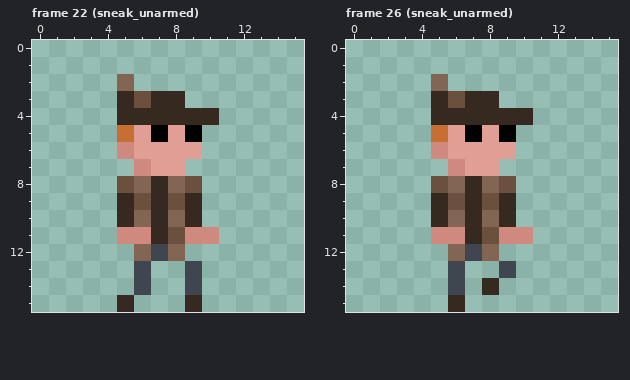
A pixel-art file gets an edit: res_dev/player.ase. Above, as it was before the edit.
16x16 pixels, 48 frames. Shown: frame 22 (sneak_unarmed), frame 26 (sneak_unarmed). The commit also changed other frames, which this record leaves out.
Now the later version:
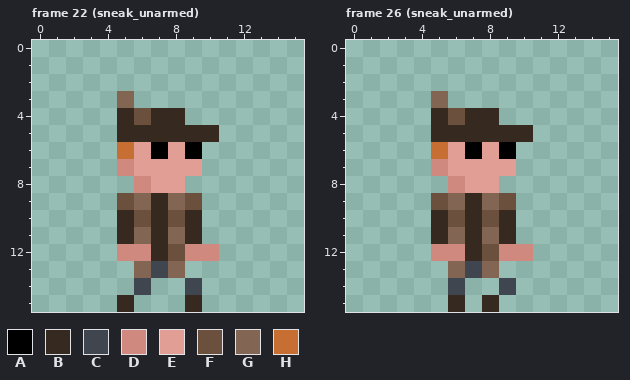
Palette (. is transparent): A #000000  B #362920  C #3f464f  D #d0897e  E #e09e94  F #6b503d  G #826653  H #c76f33
The exact change:
--- frame 22 (sneak_unarmed)
@@ x 3..12 @@
  1 ..........
- 2 ..G.......
- 3 ..BFBB....
- 4 ..BBBBBB..
- 5 ..HEAEA...
- 6 ..DEEEE...
- 7 ...DEE....
- 8 ..FGBGF...
- 9 ..BFBFB...
-10 ..BGBGB...
-11 ..DDBFDD..
-12 ...GCG....
-13 ...C..C...
+ 2 ..........
+ 3 ..G.......
+ 4 ..BFBB....
+ 5 ..BBBBBB..
+ 6 ..HEAEA...
+ 7 ..DEEEE...
+ 8 ...DEE....
+ 9 ..FGBGF...
+10 ..BFBFB...
+11 ..BGBGB...
+12 ..DDBFDD..
+13 ...GCG....
 14 ...C..C...
--- frame 26 (sneak_unarmed)
@@ x 3..12 @@
  1 ..........
- 2 ..G.......
- 3 ..BFBB....
- 4 ..BBBBBB..
- 5 ..HEAEA...
- 6 ..DEEEE...
- 7 ...DEE....
- 8 ..FGBGF...
- 9 ..BFBFB...
-10 ..BGBGB...
-11 ..DDBFDD..
-12 ...GCG....
-13 ...C..C...
-14 ...C.B....
-15 ...B......
+ 2 ..........
+ 3 ..G.......
+ 4 ..BFBB....
+ 5 ..BBBBBB..
+ 6 ..HEAEA...
+ 7 ..DEEEE...
+ 8 ...DEE....
+ 9 ..FGBGF...
+10 ..BFBFB...
+11 ..BGBGB...
+12 ..DDBFDD..
+13 ...GCG....
+14 ...C..C...
+15 ...B.B....
Changed places in both pictures, as pixel boxes (x1, y1, x2, y2):
changed: (117, 74, 219, 278)
changed: (431, 74, 533, 312)
